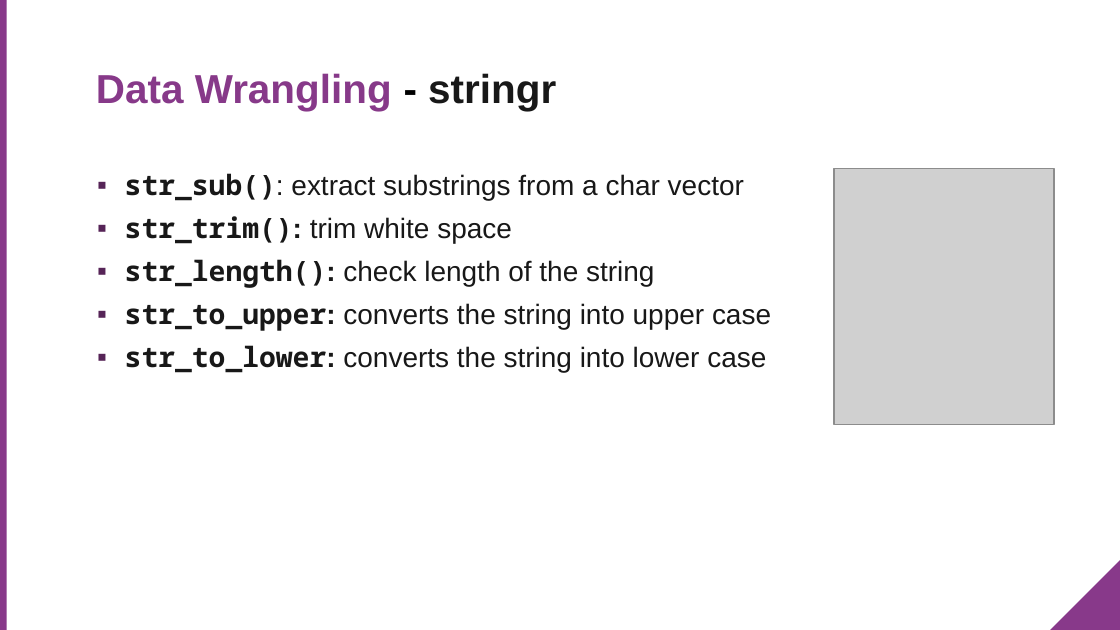
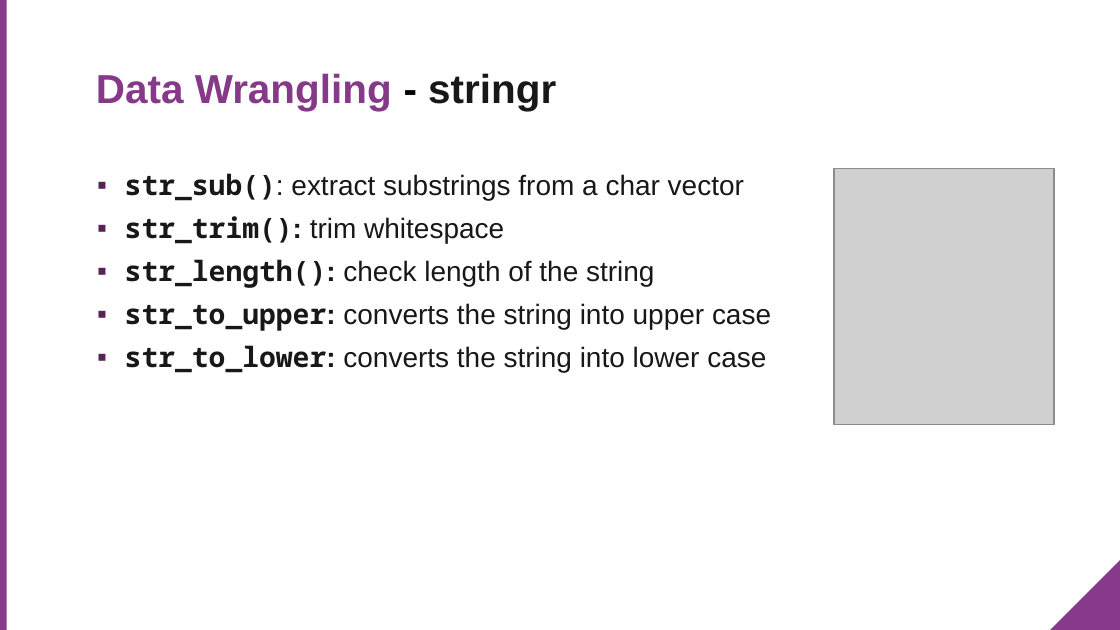
Before and after one commit to RLadiesCharlottesville/Presentations, a slide deck: slide 38 of 2019-08-27-R_Tutorial_RMarkdown_Tidyverse.pptx (slide 37 before the commit). Drawn at 1120x630 pixels with LibreOffice and Linux fonts; fonts in the diff are those of the drawing; grey boxes stand for pictures; background and template pictures are left out. Boxes give left, top, right and bottom in pixels: in the first picture for what was removed or moved away, otherwise in the second. Text is boxed around its words. In the diff, an @@ line names an element or a change of style, - is before the commit and + after.

```diff
--- a/2019-08-27-R_Tutorial_RMarkdown_Tidyverse.pptx
+++ b/2019-08-27-R_Tutorial_RMarkdown_Tidyverse.pptx
@@ text at [125,173,771,373]: less space between paragraphs @@
@@ text at [125,216,504,244]: text changed @@
-▪ str_trim(): trim white space
+▪ str_trim(): trim whitespace
```
Also in this commit, not shown: 29 other slides changed, 2 slides added, 1 slide removed.
